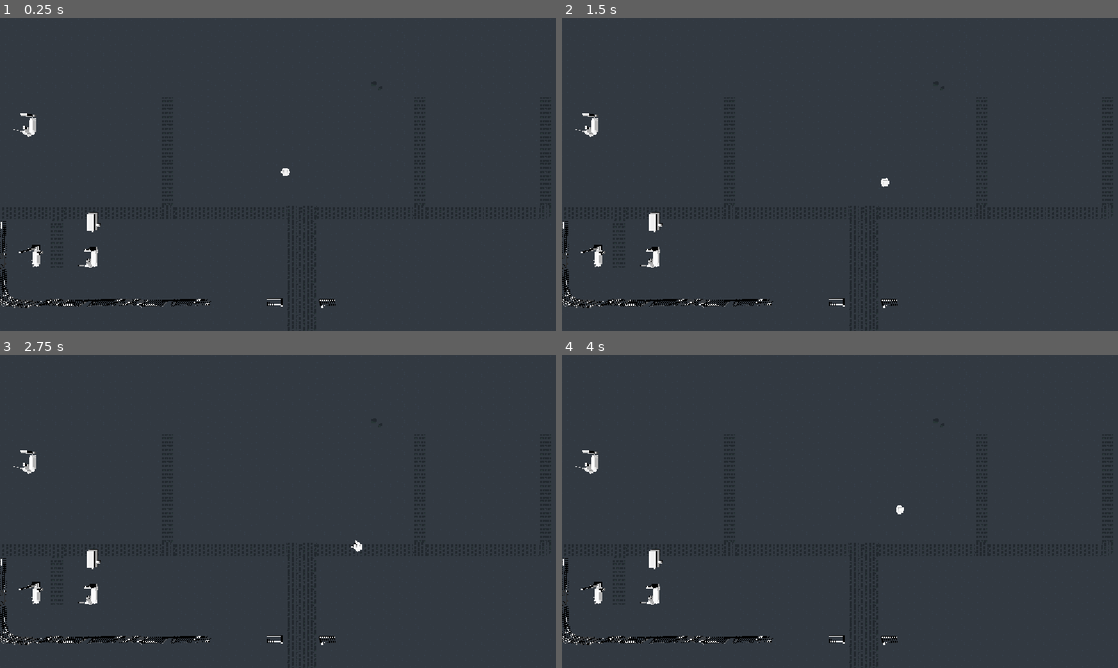
Above: before the commit, frames 1-4 (two rows, left to right).
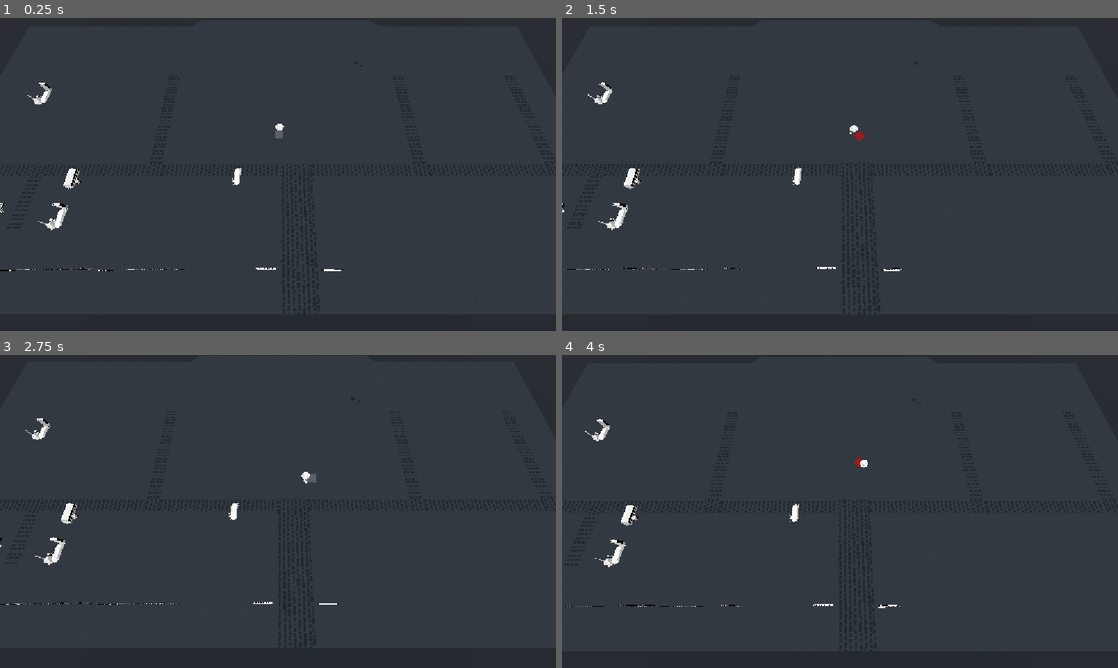
Above: after the commit, the same moments.

Repository: Hammster/GameJam-Oct-2026
Game: Godot game, scene res://Game.tscn
Two runs of this game, one before a commit and one after it. Both use one fixed random seed, a clock stepped at 60 frames per second and the inputs below.
Inputs:
- Up to frame 1 (0.25 s): no input
- Up to frame 2 (1.5 s): tap Enter at 0.5 s; hold D (move_right) 0.53-1.28 s; tap Space (attack, bound only after the commit) at 0.6, 1.35 s; hold S (move_back) from 1.28 s (still down)
- Up to frame 3 (2.75 s): release S (move_back) at 2.03 s; hold D (move_right) from 2.03 s (still down); tap Space (attack, bound only after the commit) at 2.1 s
- Up to frame 4 (4 s): release D (move_right) at 2.78 s; hold W (move_forward) 2.78-3.53 s; tap Space (attack, bound only after the commit) at 2.85, 3.6 s; hold A (move_left) from 3.53 s (still down)

The runs differ from the first frame. In frame 1, 1.9% of the frame differs, in the area x 0-99%, y 14-93%; in frame 2, 1.9%; in frame 3, 2.0%, in the area x 0-99%, y 18-93%; in frame 4, 1.9%.

Commit message:
add spawnser, add collision, add attack logic

Diff:
--- a/Game.tscn
+++ b/Game.tscn
@@ -4,6 +4,16 @@
 [ext_resource type="PackedScene" uid="uid://xnc6rjabfgdv" path="res://grave_digger.tscn" id="2_xkndl"]
 [ext_resource type="PackedScene" uid="uid://cw5sf70pmo17c" path="res://skeleton/skeleton.tscn" id="3_u44n3"]
 [ext_resource type="PackedScene" uid="uid://b8udc3oxnjtvj" path="res://skeleton/grave.tscn" id="4_sb48q"]
+[ext_resource type="Script" uid="uid://544vr5oubks5" path="res://skeleton/skeleton_spawner.gd" id="5_spawner"]
+[ext_resource type="Script" path="res://camera_follow.gd" id="6_camfollow"]
+
+[sub_resource type="StandardMaterial3D" id="StandardMaterial3D_i2owx"]
+albedo_color = Color(0.10387347, 0.1283589, 0.15945077, 1)
+
+[sub_resource type="PlaneMesh" id="PlaneMesh_6d82q"]
+material = SubResource("StandardMaterial3D_i2owx")
+size = Vector2(50, 40)
+center_offset = Vector3(0, 0, 2)
 
 [sub_resource type="NavigationMesh" id="NavigationMesh_sb48q"]
 vertices = PackedVector3Array(-1.6445866, 0.4994824, -1.0048361, -0.89458656, 0.4994824, -1.0048361, -0.89458656, 0.499 …(473 unchanged characters)…
@@ -14,12 +24,19 @@
 [node name="Skeleton" parent="." unique_id=1416963321 node_paths=PackedStringArray("grave") instance=ExtResource("3_u44n3")]
 grave = NodePath("../grave")
 
+[node name="SkeletonSpawner" type="Node3D" parent="." unique_id=499752119]
+script = ExtResource("5_spawner")
+skeleton_scene = ExtResource("3_u44n3")
+grave_scene = ExtResource("4_sb48q")
+
 [node name="GraveDigger" parent="." unique_id=1669675991 instance=ExtResource("2_xkndl")]
 transform = Transform3D(1, 0, 0, 0, 1, 0, 0, 0, 1, 0.079928994, 0, -0.051651955)
 
-[node name="Camera3D2" type="Camera3D" parent="." unique_id=787899253]
-transform = Transform3D(1, 0, 0, 0, -4.371139e-08, 1, 0, -1, -4.371139e-08, -0.38107145, 14.872191, 0.06986165)
+[node name="Camera3D2" type="Camera3D" parent="." unique_id=787899253 node_paths=PackedStringArray("target")]
+transform = Transform3D(1, 0, 0, 0, 0.37460664, 0.92718387, 0, -0.92718387, 0.37460664, -3.7252903e-09, 12.933, 7.999999)
 fov = 67.5
+script = ExtResource("6_camfollow")
+target = NodePath("../GraveDigger")
 
 [node name="DirectionalLight3D" type="DirectionalLight3D" parent="." unique_id=250175458]
 transform = Transform3D(1, 0, 0, 0, 0.33007008, 0.94395643, 0, -0.94395643, 0.33007008, 0, 6.002473, 3.8943646)
@@ -31,3 +48,8 @@
 navigation_mesh = SubResource("NavigationMesh_sb48q")
 
 [node name="Graveyard" parent="NavigationRegion3D" unique_id=1040692397 instance=ExtResource("1_wbfu4")]
+transform = Transform3D(1, 0, 0, 0, 1, 0, 0, 0, 1, -0.009072959, -9.536743e-07, 0.0039434433)
+
+[node name="MeshInstance3D" type="MeshInstance3D" parent="." unique_id=2126362034]
+transform = Transform3D(1, 0, 0, 0, 1, 0, 0, 0, 1, 0, -0.020439148, 0)
+mesh = SubResource("PlaneMesh_6d82q")
--- a/Graveyard.tscn
+++ b/Graveyard.tscn
@@ -8,6 +8,9 @@
 [ext_resource type="PackedScene" uid="uid://dlqi0dviy3xwv" path="res://Grave_1.tscn" id="6_cjae6"]
 [ext_resource type="PackedScene" uid="uid://bn8rugd06m8ty" path="res://Grave_3.tscn" id="7_ytjh1"]
 [ext_resource type="PackedScene" uid="uid://d0jut4gwmdv82" path="res://Grave_4.tscn" id="8_nndg0"]
+
+[sub_resource type="BoxShape3D" id="BoxShape3D_6d82q"]
+size = Vector3(15.47998, 1.9248047, 0.37402344)
 
 [node name="Graveyard" type="Node3D" unique_id=1040692397]
 
@@ -82,3 +85,13 @@
 
 [node name="Node3D4" parent="AuxScene" unique_id=569376212 instance=ExtResource("7_ytjh1")]
 transform = Transform3D(1, 0, 0, 0, 1, 0, 0, 0, 1, -16.105413, 0, -2.9951637)
+
+[node name="StaticBody3D" type="StaticBody3D" parent="AuxScene" unique_id=179932955]
+transform = Transform3D(1, 0, 0, 0, 1, 0, 0, 0, 1, -7.8053145, -0.46240234, 7.916004)
+
+[node name="CollisionShape3D2" type="CollisionShape3D" parent="AuxScene/StaticBody3D" unique_id=2037362233]
+transform = Transform3D(1, 0, 0, 0, 1, 0, 0, 0, 1, 17.70958, 0, 0)
+shape = SubResource("BoxShape3D_6d82q")
+
+[node name="CollisionShape3D" type="CollisionShape3D" parent="AuxScene/StaticBody3D" unique_id=2086477702]
+shape = SubResource("BoxShape3D_6d82q")
--- /dev/null
+++ b/camera_follow.gd
@@ -0,0 +1,19 @@
+extends Camera3D
+
+@export var target: Node3D
+# Fraction of the target's movement the camera copies (0 = static, 1 = locked on).
+@export_range(0.0, 1.0) var follow_amount := 0.15
+@export var smoothing := 3.0
+
+var origin: Vector3
+var target_origin: Vector3
+
+
+func _ready() -> void:
+	origin = global_position
+	target_origin = target.global_position
+
+
+func _process(delta: float) -> void:
+	var goal := origin + (target.global_position - target_origin) * follow_amount
+	global_position = global_position.lerp(goal, 1.0 - exp(-smoothing * delta))
--- a/grave_digger.gd
+++ b/grave_digger.gd
@@ -1,28 +1,90 @@
-extends Node3D
+extends CharacterBody3D
 
 const SPEED := 3.0
+const ATTACK_DAMAGE := 1
+# Physics layers: 2 = player attacks, 3 = enemies (set matching layers on enemies).
+const ATTACK_LAYER := 1 << 1
+const ENEMY_LAYER := 1 << 2
+
+var attacking := false
+var hitbox: Area3D
+var hitbox_material: StandardMaterial3D
 
 @onready var character: Node3D = $"character-digger"
 @onready var anim: AnimationPlayer = $"character-digger/AnimationPlayer"
 
 
 func _ready() -> void:
+	_create_hitbox()
 	for name in ["walk", "idle"]:
 		if anim.has_animation(name):
 			anim.get_animation(name).loop_mode = Animation.LOOP_LINEAR
 
-
 func _physics_process(delta: float) -> void:
+	if attacking:
+		velocity = Vector3.ZERO
+		return
+	if Input.is_action_just_pressed("attack"):
+		attack()
+		return
 	var input := Input.get_vector("move_left", "move_right", "move_forward", "move_back")
-	print(input)
 	var dir := Vector3(input.x, 0.0, input.y)
 	if dir != Vector3.ZERO:
 		dir = dir.normalized()
-		character.position += dir * SPEED * delta
+		velocity = dir * SPEED
+		move_and_slide()
 		character.rotation.y = lerp_angle(character.rotation.y, atan2(dir.x, dir.z), 0.2)
 		if anim.current_animation != "walk":
 			anim.play("walk")
-	elif anim.current_animation != "idle" and anim.has_animation("idle"):
-		anim.play("idle")
-	elif not anim.has_animation("idle"):
-		anim.stop()
+	else:
+		velocity = Vector3.ZERO
+		if anim.has_animation("idle"):
+			if anim.current_animation != "idle":
+				anim.play("idle")
+		else:
+			anim.stop()
+
+
+func _create_hitbox() -> void:
+	hitbox = Area3D.new()
+	hitbox.collision_layer = ATTACK_LAYER
+	hitbox.collision_mask = ENEMY_LAYER
+	hitbox.monitoring = false
+	hitbox.position = Vector3(0, 0.3, 0.4) # In front of the character (+Z is forward).
+	var shape := CollisionShape3D.new()
+	var box := BoxShape3D.new()
+	box.size = Vector3(0.5, 0.5, 0.5)
+	shape.shape = box
+	hitbox.add_child(shape)
+
+	var mesh := MeshInstance3D.new()
+	var box_mesh := BoxMesh.new()
+	box_mesh.size = box.size
+	hitbox_material = StandardMaterial3D.new()
+	hitbox_material.transparency = BaseMaterial3D.TRANSPARENCY_ALPHA
+	hitbox_material.shading_mode = BaseMaterial3D.SHADING_MODE_UNSHADED
+	hitbox_material.albedo_color = Color(1, 1, 1, 0.2)
+	box_mesh.material = hitbox_material
+	mesh.mesh = box_mesh
+	hitbox.add_child(mesh)
+
+	character.add_child(hitbox)
+	hitbox.body_entered.connect(_on_hit)
+	hitbox.area_entered.connect(_on_hit)
+
+
+func _on_hit(target: Node) -> void:
+	if target.has_method("take_damage"):
+		target.take_damage(ATTACK_DAMAGE)
+
+func attack() -> void:
+	if not anim.has_animation("attack-melee-right"):
+		return
+	attacking = true
+	hitbox.monitoring = true
+	hitbox_material.albedo_color = Color(1, 0, 0, 0.5)
+	anim.play("attack-melee-right")
+	await anim.animation_finished
+	hitbox.monitoring = false
+	hitbox_material.albedo_color = Color(1, 1, 1, 0.2)
+	attacking = false
--- a/grave_digger.tscn
+++ b/grave_digger.tscn
@@ -7,13 +7,11 @@
 radius = 0.2109375
 height = 0.8511963
 
-[node name="GraveDigger" type="Node3D" unique_id=1669675991]
+[node name="GraveDigger" type="CharacterBody3D" unique_id=1669675991]
 script = ExtResource("2_script")
 
 [node name="character-digger" parent="." unique_id=1996278928 instance=ExtResource("1_aggc4")]
 
-[node name="CharacterBody3D" type="CharacterBody3D" parent="character-digger" unique_id=236421830]
-
-[node name="CollisionShape3D" type="CollisionShape3D" parent="character-digger/CharacterBody3D" unique_id=896515407]
+[node name="CollisionShape3D" type="CollisionShape3D" parent="." unique_id=896515407]
 transform = Transform3D(1, 0, 0, 0, 1, 0, 0, 0, 1, 0, 0.4335327, 0)
 shape = SubResource("CapsuleShape3D_6d82q")
--- a/project.godot
+++ b/project.godot
@@ -42,6 +42,11 @@
 "events": [Object(InputEventKey,"resource_local_to_scene":false,"resource_name":"","device":-1,"window_id":0,"alt_press …(192 unchanged characters)…
 ]
 }
+attack={
+"deadzone": 0.2,
+"events": [Object(InputEventKey,"resource_local_to_scene":false,"resource_name":"","device":-1,"window_id":0,"alt_pressed":false,"shift_pressed":false,"ctrl_pressed":false,"meta_pressed":false,"pressed":false,"keycode":0,"physical_keycode":32,"key_label":0,"unicode":32,"location":0,"echo":false,"script":null)
+]
+}
 
 [layer_names]
 
--- a/skeleton/skeleton_ai.gd
+++ b/skeleton/skeleton_ai.gd
@@ -8,6 +8,8 @@
 const ALIGNMENT := 3.0
 
 @export var grave: Node3D
+# Overrides the random buried time when >= 0.
+var buried_time := -1.0
 
 @onready var anim: AnimationPlayer = $"character-skeleton/AnimationPlayer"
 @onready var navigation_agent: NavigationAgent3D = $NavigationAgent3D
@@ -43,7 +45,7 @@
 		State.BURIED:
 			visible = false
 			global_position = grave.global_position - Vector3.UP * HEIGHT
-			timer = randf_range(MIN_BURIED, MAX_BURIED)
+			timer = buried_time if buried_time >= 0.0 else randf_range(MIN_BURIED, MAX_BURIED)
 		State.EMERGING:
 			visible = true
 			global_position = grave.global_position - Vector3.UP * HEIGHT
--- /dev/null
+++ b/skeleton/skeleton_spawner.gd
@@ -0,0 +1,30 @@
+extends Node3D
+
+const GRAVES_PER_LEVEL := 3
+
+@export_range(1, 10) var level := 1
+@export var skeleton_scene: PackedScene
+@export var grave_scene: PackedScene
+@export var area_size := Vector2(16.0, 12.0)
+# Skeletons start emerging at a random time within this many seconds.
+@export var max_emerge_delay := 30.0
+
+
+func _ready() -> void:
+	for i in level * GRAVES_PER_LEVEL:
+		spawn_skeleton()
+
+
+func spawn_skeleton() -> void:
+	var grave: Node3D = grave_scene.instantiate()
+	grave.position = Vector3(
+		randf_range(-area_size.x, area_size.x) * 0.5,
+		0.0,
+		randf_range(-area_size.y, area_size.y) * 0.5
+	)
+	add_child(grave)
+
+	var skeleton: Node3D = skeleton_scene.instantiate()
+	skeleton.grave = grave # Must be set before entering the tree; skeleton reads it in _ready.
+	skeleton.buried_time = randf_range(0.0, max_emerge_delay)
+	add_child(skeleton)
Not shown, added: camera_follow.gd.uid
Not shown, added: skeleton/skeleton_spawner.gd.uid
